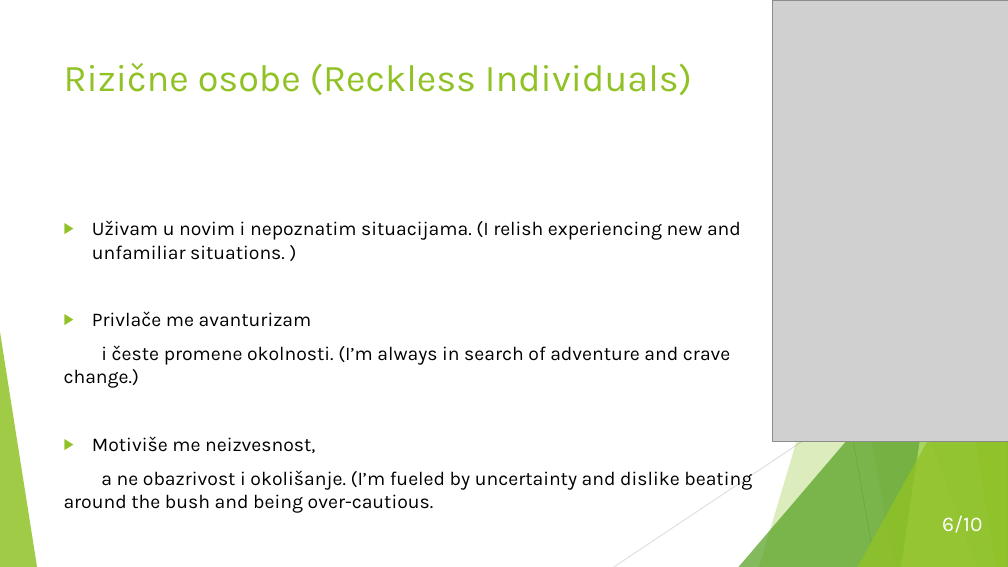
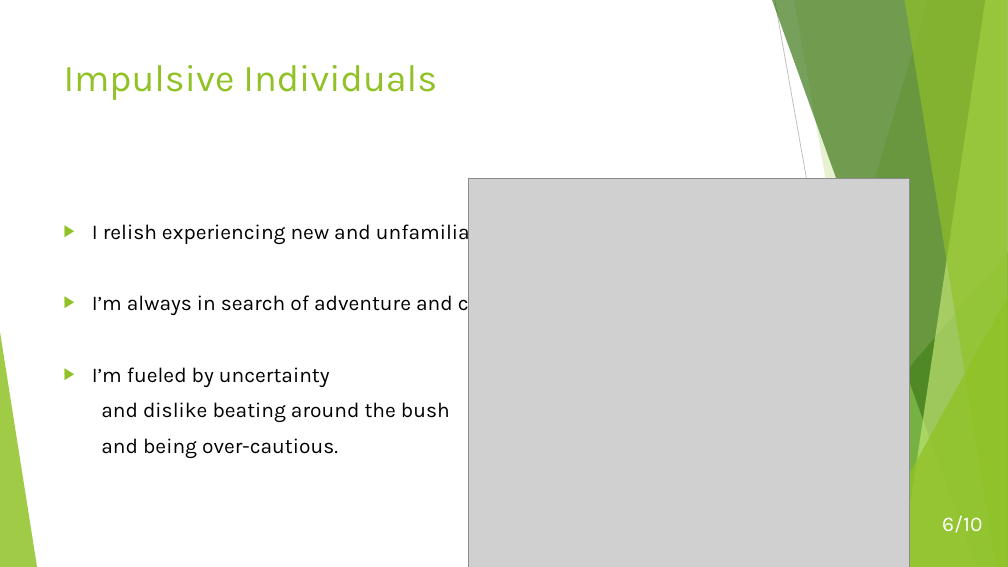
Before and after one commit to MarinaNikolic/UPR, a slide deck: slide 6 of mindgenomix-english.pptx. Drawn at 1008x567 pixels with LibreOffice and Linux fonts; fonts in the diff are those of the drawing; grey boxes stand for pictures. Boxes give left, top, right and bottom in pixels: in the first picture for what was removed or moved away, otherwise in the second. Text is boxed around its words. In the diff, an @@ line names an element or a change of style, - is before the commit and + after.

```diff
--- a/mindgenomix-english.pptx
+++ b/mindgenomix-english.pptx
@@ title at <box>64,65,437,100</box>: text changed @@
-Rizične osobe (Reckless Individuals)
+Impulsive Individuals
@@ picture: place and size @@
-picture at <box>773,0,1008,441</box>
+picture at <box>469,178,910,567</box>
@@ text at <box>92,219,509,458</box>: text changed; size 18.5 to 20 pt @@
-▶ Uživam u novim i nepoznatim situacijama. (I relish experiencing new and unfamiliar situations. )
-▶ Privlače me avanturizam
-i česte promene okolnosti. (I’m always in search of adventure and crave change.)
-▶ Motiviše me neizvesnost,
-a ne obazrivost i okolišanje. (I’m fueled by uncertainty and dislike beating around the bush and being over-cautious.
+▶ I relish experiencing new and unfamiliar situations.
+▶ I’m always in search of adventure and crave change.
+▶ I’m fueled by uncertainty
+and dislike beating around the bush
+and being over-cautious.
```
Also in this commit, not shown: 9 other slides changed.
